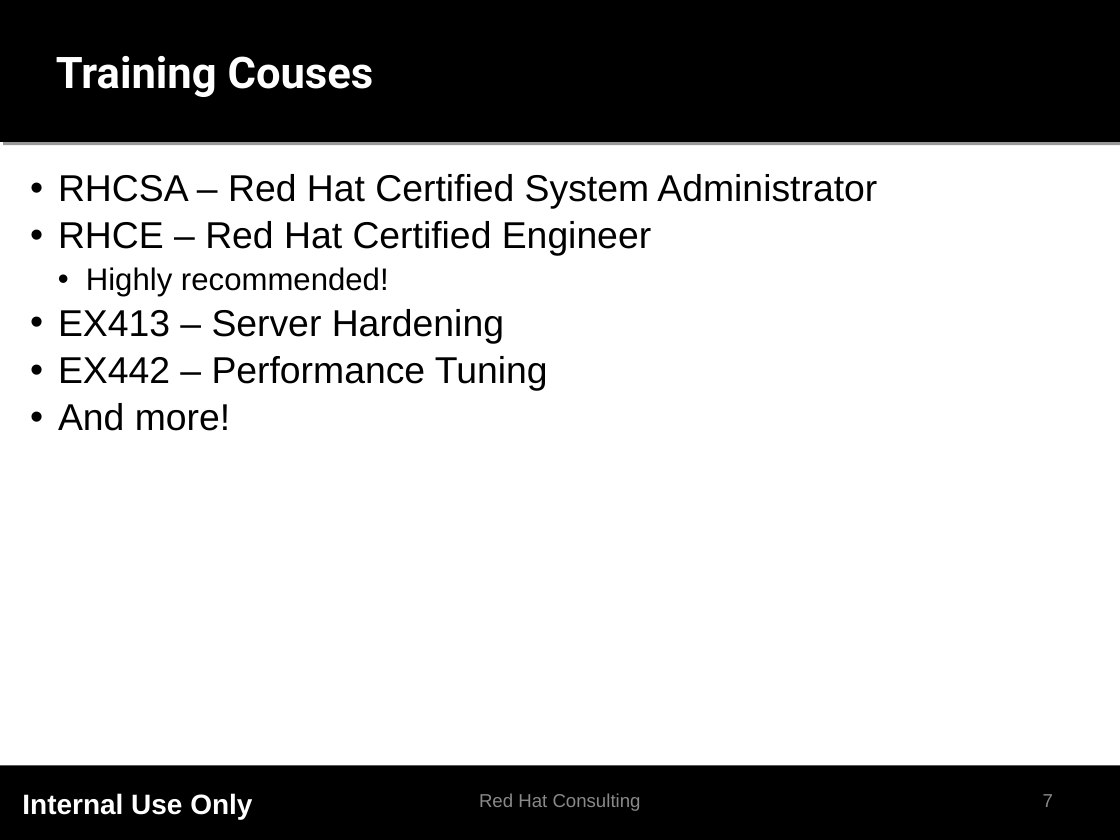
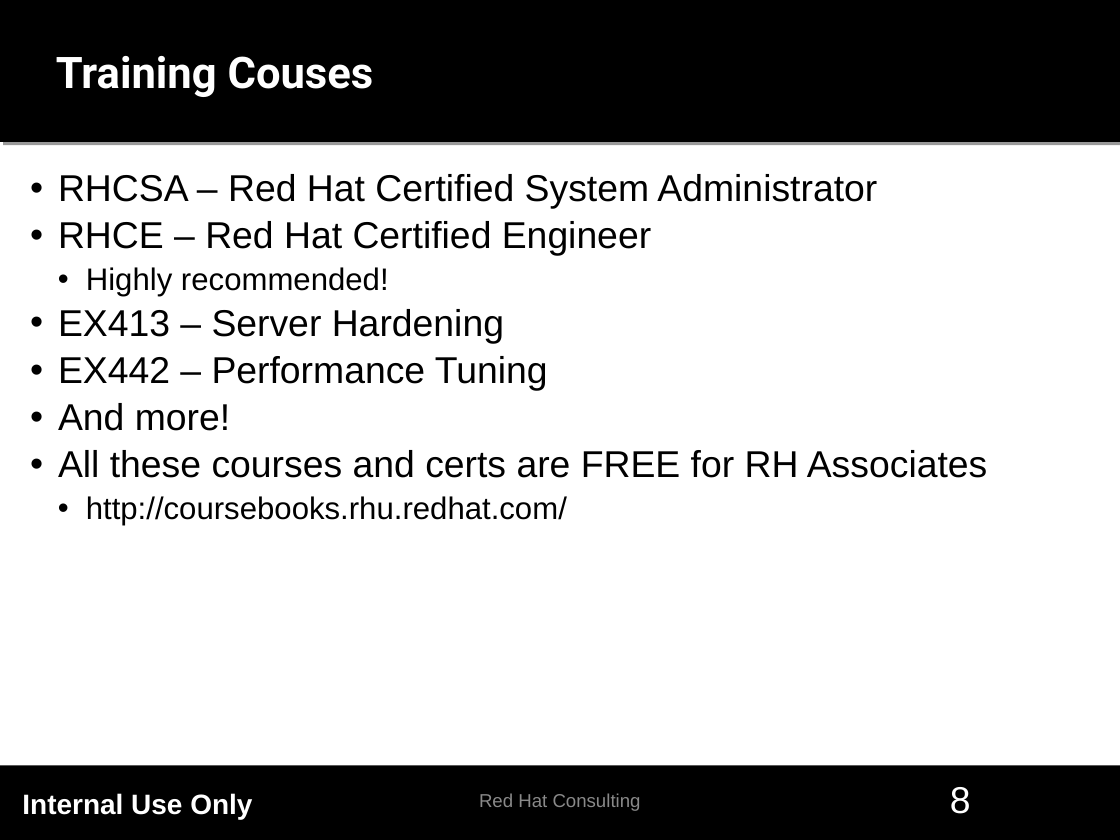
Before and after one commit to rstroop/nch-bootcamp, a slide deck: slide 8 of presentations/RHEL/RHEL_PRESENTATION.odp (slide 7 before the commit). Drawn at 1120x840 pixels with LibreOffice and Linux fonts; fonts in the diff are those of the drawing; background and template pictures are left out. Boxes give left, top, right and bottom in pixels: in the first picture for what was removed or moved away, otherwise in the second. Text is boxed around its words. In the diff, an @@ line names an element or a change of style, - is before the commit and + after.

```diff
--- a/presentations/RHEL/RHEL_PRESENTATION.odp
+++ b/presentations/RHEL/RHEL_PRESENTATION.odp
@@ text at [58,450,987,525]: paragraphs added @@
+• All these courses and certs are FREE for RH Associates
+  • http://coursebooks.rhu.redhat.com/
@@ page number at [950,787,971,814]: text changed; size 12 to 24 pt; text colour #898989 to #FFFFFF @@
-7
+8
```
Also in this commit, not shown: 7 other slides changed, 2 slides added, 1 other file.
